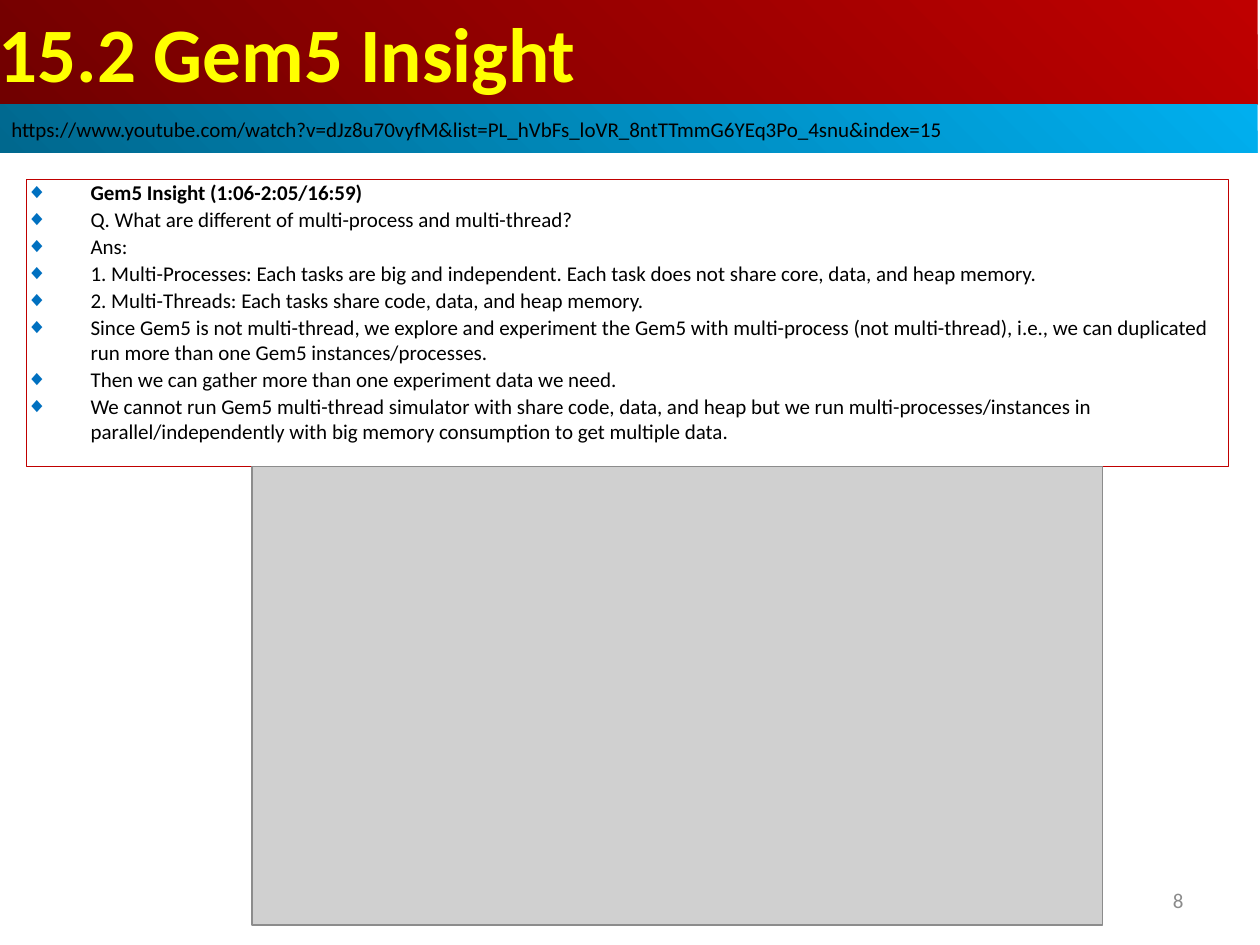
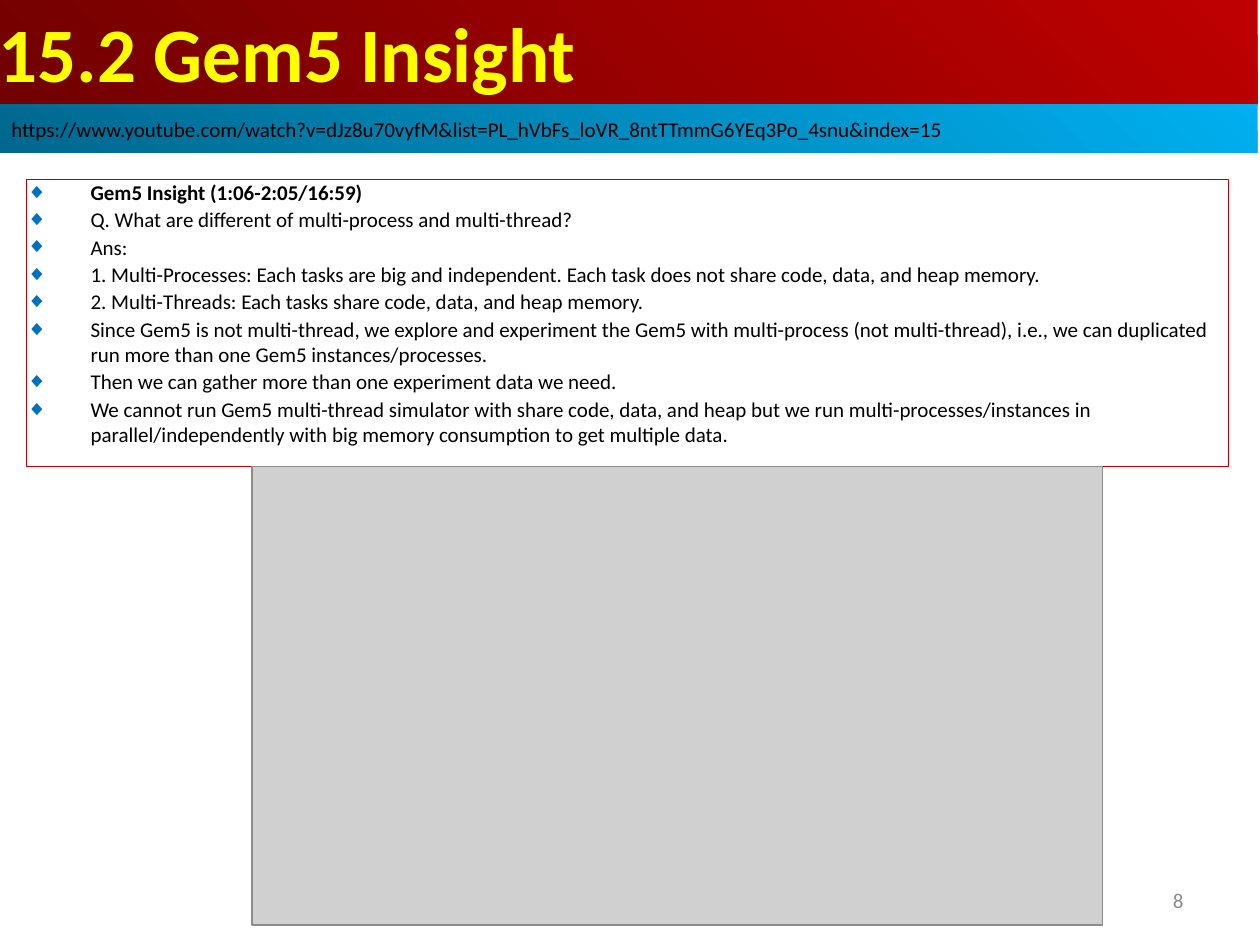
Before and after one commit to peterhchen/AIU_CS850_Gem5_McPAT, a slide deck: slide 8 of 050_Gem5/015.MultiSim/000_Video/015.MultiSim.ppt. Drawn at 1260x945 pixels with LibreOffice and Linux fonts; fonts in the diff are those of the drawing; grey boxes stand for pictures. Boxes give left, top, right and bottom in pixels: in the first picture for what was removed or moved away, otherwise in the second. Text is boxed around its words. In the diff, an @@ line names an element or a change of style, - is before the commit and + after.

```diff
--- a/050_Gem5/015.MultiSim/000_Video/015.MultiSim.ppt
+++ b/050_Gem5/015.MultiSim/000_Video/015.MultiSim.ppt
@@ text in rectangle at (91, 267, 1040, 286): text changed @@
-◆ 1. Multi-Processes: Each tasks are big and independent. Each task does not share core, data, and heap memory.
+◆ 1. Multi-Processes: Each tasks are big and independent. Each task does not share code, data, and heap memory.
```
Also in this commit, not shown: 1 other slide changed.
